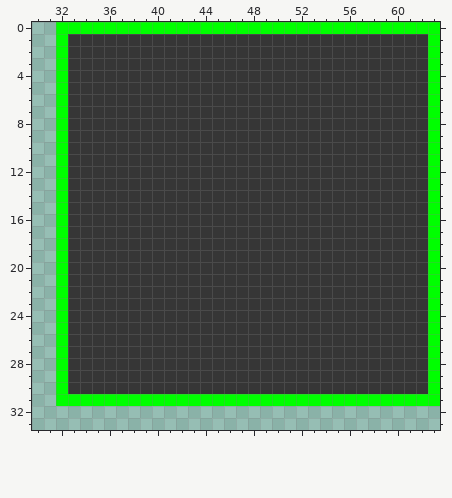
Pixel-art sprite -- sprites/spr_collisions/dcb63ce0-5b8d-45b1-9ab7-67ce6c1f71bc.png. The picture above is the old version.
The file is 64x64 pixels. Shown: x 30..63, y 0..33.
Now the later version:
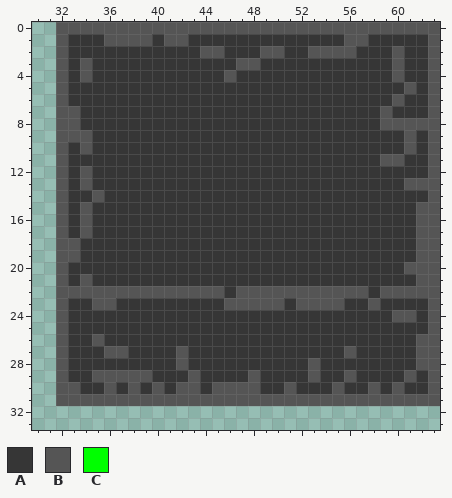
Palette (. is transparent): A #363636  B #555555  C #00ff00
Difference:
Colour A becomes colour B in row 1 at x 36 to 39, 41 to 42 and 56 to 57; in row 2 at x 44 to 45, 49 to 50, 53 to 56 and 60; in row 3 at x 34, 47 to 48 and 60; in row 4 at x 34, 46 and 60; in row 5 at x 61; in row 6 at x 60.
Colour A becomes colour B in row 7 at x 33 and 59; in row 8 at x 33 and 59 to 62; in row 9 at x 33 to 34 and 61; in row 10 at x 34 and 61; in row 11 at x 59 to 60; in row 12 at x 34.
Colour A becomes colour B in row 13 at x 34 and 61 to 62; in row 14 at x 35; in rows 15 to 17 at x 34 and 62; in rows 18 to 19 at x 33 and 62; in row 20 at x 61 to 62; in row 21 at x 34 and 62.
Colour A becomes colour B in row 22 at x 33 to 45, 47 to 57 and 59 to 62; in row 23 at x 35 to 36, 46 to 50, 52 to 55 and 58; in row 24 at x 60 to 61; in row 26 at x 35 and 62; in row 27 at x 36 to 37, 42, 56 and 62; in row 28 at x 42, 53 and 62.
Colour A becomes colour B in row 29 at x 35 to 39, 43, 48, 53, 56 and 61; in row 30 at x 33, 36, 38, 40, 42 to 43, 45 to 48, 51, 55, 58 and 60.
Colour C becomes colour B in row 0 at x 32 to 63; in rows 1 to 30 at x 32 and 63; in row 31 at x 32 to 63.
Changed places in both pictures, as pixel boxes (x1, y1, x2, y2):
changed: (56, 22, 440, 406)
